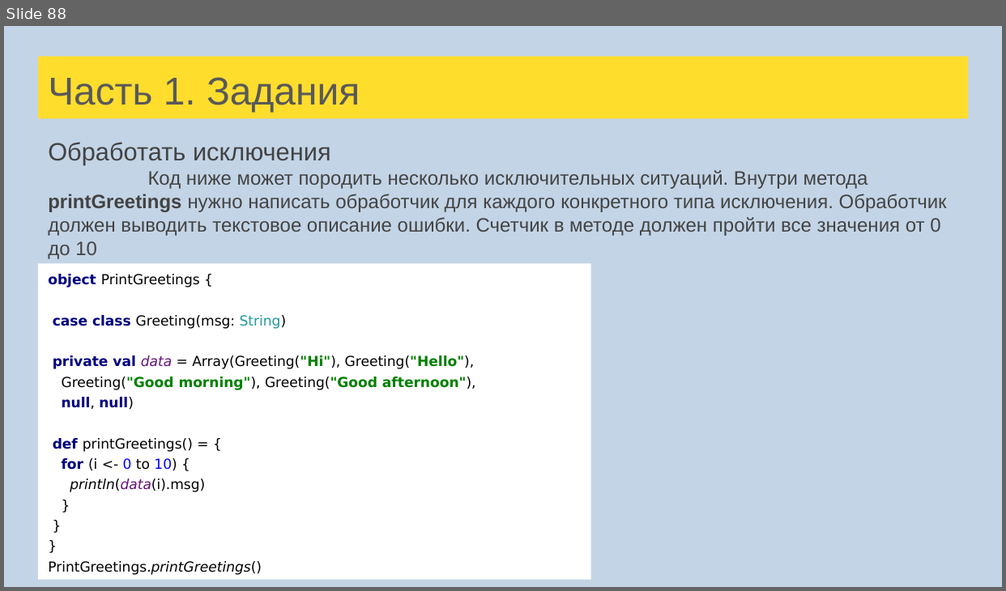
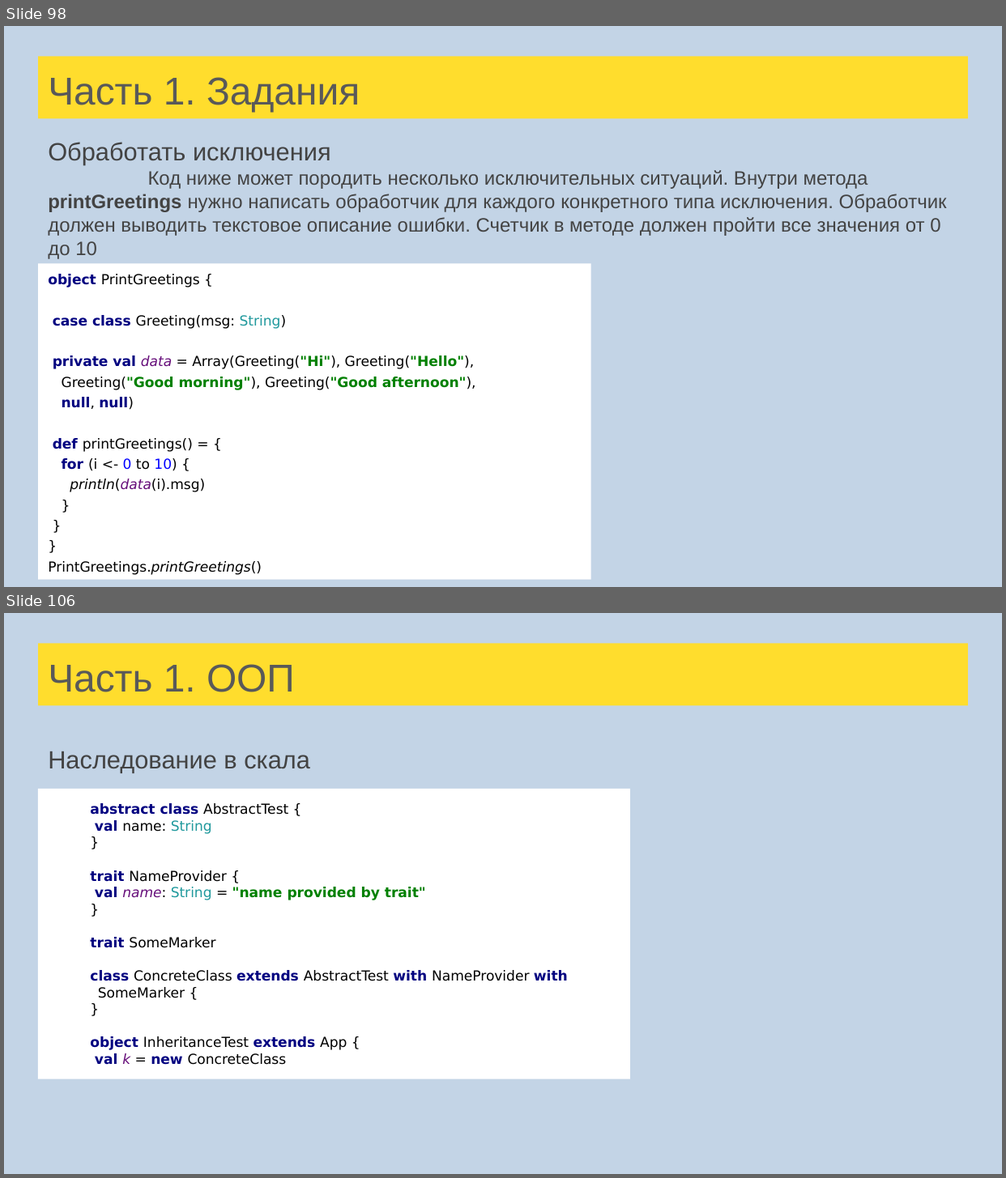
Before and after one commit to cybernetic10/Scala, a slide deck: src/main/resources/Лекции Scala для FinTech.pptx. Shown one above the other, each under a label of ours: slide 88 before the commit, slides 98 and 106 after it; the slides between them are not shown. The pictures are 1006x591 and 1006x1178 pixels, drawn with LibreOffice and Linux fonts; fonts in the diff are those of the drawing. Boxes give left, top, right and bottom in pixels: in the first picture for what was removed or moved away, otherwise in the second. Text is boxed around its words. In the diff, an @@ line names an element or a change of style, - is before the commit and + after.

```diff
--- a/src/main/resources/Лекции Scala для FinTech.pptx
+++ b/src/main/resources/Лекции Scala для FinTech.pptx
@@ slide 106 added at bbox=[4, 613, 1002, 1174], background #C3D4E6 @@
@@ title added at bbox=[38, 643, 968, 706], fill #FFDD2D, 28 pt, text #595959 @@
+Часть 1. ООП
@@ text added at bbox=[48, 752, 310, 773], 18 pt, text #434343 @@
+Наследование в скала
@@ rectangle added at bbox=[38, 789, 629, 1079], fill #FFFFFF, 10 pt, text #000000 @@
+abstract class AbstractTest {
+val name: String
+}
+trait NameProvider {
+val name: String = "name provided by trait"
+}
+trait SomeMarker
+class ConcreteClass extends AbstractTest with NameProvider with SomeMarker {
+}
+object InheritanceTest extends App {
+val k = new ConcreteClass
@@ what was slide 88 is now slide 98 @@
```
Also in this commit, not shown: 5 slides changed, 26 other slides added, 1 slide removed, 31 other files.
